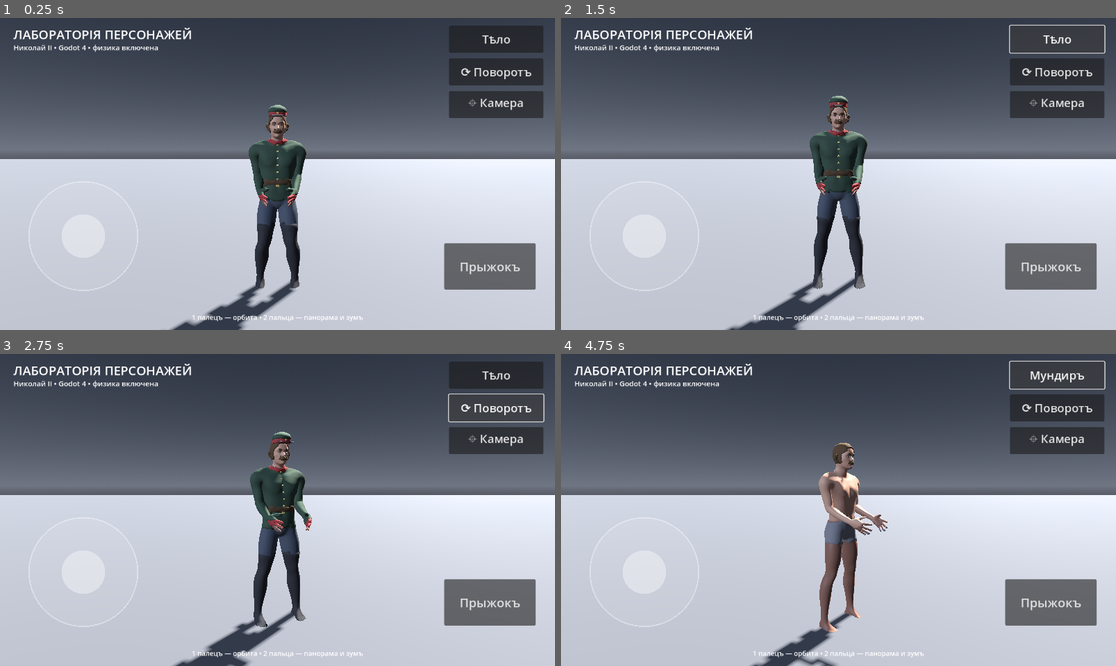
Above: before the commit, frames 1-4 (two rows, left to right).
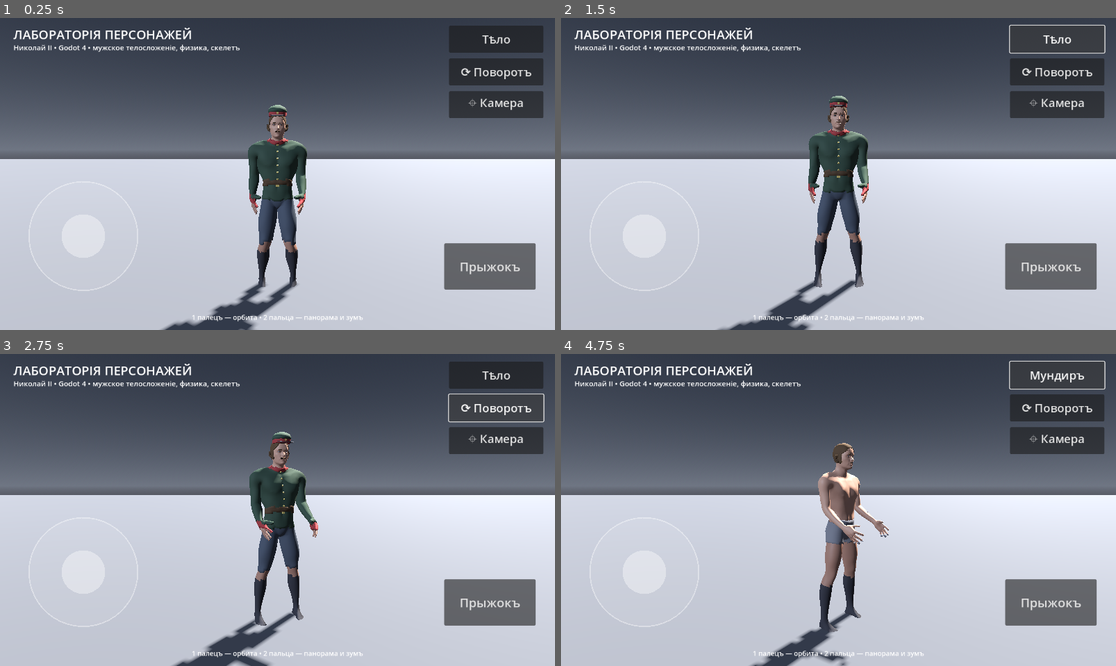
Above: after the commit, the same moments.

Repository: B760m670/mmorpg3dnew
Game: Godot game, scene res://scenes/lab.tscn
Same seed, same stepped clock (60 frames per second), same inputs: the game is played once before the commit and once after it.
Inputs:
- Up to frame 1 (0.25 s): no input
- Up to frame 2 (1.5 s): click "Тѣло" at 0.5 s; click "Мундиръ" at 1.25 s
- Up to frame 3 (2.75 s): click "⟳ Поворотъ" at 2 s
- Up to frame 4 (4.75 s): click "⌖ Камера" at 2.75 s; click "Прыжокъ" at 3.5 s; click "Тѣло" at 4.25 s

The runs differ from the first frame. In frame 1, 1.9% of the frame differs, in the area x 16-56%, y 8-100%; in frame 2, 1.7%; in frame 3, 1.7%; in frame 4, 2.2%, in the area x 16-60%, y 8-100%.

Commit message:
Лаборатория v3: мужское телосложение, исправлен реверс (проверено в Godot), сапоги, поза покоя, панорама, физика-конфиг
Проверено локально собранным Godot (Xvfb + программный рендер) — впервые вижу
игру у себя перед отправкой, а не вслепую.

Персонаж (Blender→glTF, перестроен по-правильному):
- Мужское телосложение: широкие плечи, V-торс, грудные/спинные мышцы, уже бёдра
  (было женоподобное)
- Руки опущены вдоль тела в позе покоя (авто-калибровка угла плеча вместо
  слабой автопробы — больше не «зомби»)
- Усы аккуратные вместо комка; убрана бородка-пятно
- Сапоги-ботфорты: чистая перекраска голеней и стоп (ступни закрыты)
- Лёгкое запекание AO (меньше тёмных пятен на коже)

Управление и лаборатория:
- Реверс движения ИСПРАВЛЕН и подтверждён численно: базис берётся прямо из
  матрицы камеры (джойстик вверх → от камеры, вправо → экранно вправо)
- Панорама камеры двумя пальцами по осям камеры (свободно в любую сторону)
- Кнопки перекомпонованы: джойстик слева снизу, действия справа, прыжок справа снизу
- Физика вынесена в отдельный файл physics/physics_config.gd (гравитация, прыжок,
  скорости, трение); Godot даёт столкновения/гравитацию нативно

Остаётся (честно): кисти рук грубоваты и краснят у обшлага; походка не идеальна;
одежда пока «оболочки», а не полноценно смоделированные раздельные предметы;
лицо ещё не портрет Николая — это следующие шаги.

Co-Authored-By: Claude Fable 5 <noreply@anthropic.com>
Claude-Session: https://claude.ai/code/session_011pJt8xA6v8KEwtPnSYGg9D

Diff:
--- /dev/null
+++ b/game/physics/physics_config.gd
@@ -0,0 +1,12 @@
+extends RefCounted
+class_name PhysicsConfig
+## Физические законы мира (в одном месте, отдельным файлом).
+## Godot 4 обеспечивает столкновения, гравитацию и твёрдые тела нативно;
+## здесь — игровые константы, общие для всех персонажей.
+
+const GRAVITY := 9.8          # м/с², ускорение свободного падения
+const WALK_SPEED := 1.7       # м/с, скорость шага
+const RUN_SPEED := 3.6        # м/с, скорость бега
+const JUMP_VELOCITY := 4.6    # м/с, начальная скорость прыжка
+const AIR_CONTROL := 0.3      # доля управления в полёте
+const GROUND_FRICTION := 8.0  # торможение на земле
--- a/game/scripts/lab.gd
+++ b/game/scripts/lab.gd
@@ -4,9 +4,10 @@
 ## Управление: джойстик — ходьба; один палец — орбита камеры;
 ## два пальца — панорама и зум; кнопка — прыжок.
 
-const GRAVITY := 9.8
-const WALK_SPEED := 1.7
-const JUMP_VELOCITY := 4.6
+# Физические константы вынесены в отдельный файл physics/physics_config.gd
+const GRAVITY := PhysicsConfig.GRAVITY
+const WALK_SPEED := PhysicsConfig.WALK_SPEED
+const JUMP_VELOCITY := PhysicsConfig.JUMP_VELOCITY
 
 var player: CharacterBody3D
 var visual: Node3D
@@ -178,7 +179,7 @@
 	layer.add_child(title)
 
 	status_label = Label.new()
-	status_label.text = "Николай II • Godot 4 • физика включена"
+	status_label.text = "Николай II • Godot 4 • мужское телосложеніе, физика, скелетъ"
 	status_label.add_theme_font_size_override("font_size", 15)
 	status_label.position = Vector2(28, 50)
 	layer.add_child(status_label)
@@ -270,13 +271,15 @@
 	elif event is InputEventScreenDrag:
 		_touches[event.index] = event.position
 		if _touches.size() >= 2:
-			# панорама: средний сдвиг пальцев двигает точку обзора
-			var cam_right := Vector3(cos(cam_yaw), 0, -sin(cam_yaw))
-			var k := 0.0011 * boom * 0.5
-			pan_offset += (-cam_right * event.relative.x + Vector3.UP * event.relative.y) * k
-			pan_offset.x = clampf(pan_offset.x, -5.0, 5.0)
-			pan_offset.y = clampf(pan_offset.y, -0.9, 1.6)
-			pan_offset.z = clampf(pan_offset.z, -5.0, 5.0)
+			# панорама: два пальца двигают камеру в плоскости экрана (в любую сторону)
+			var cbasis := camera.global_transform.basis
+			var cam_right := cbasis.x
+			var cam_up := cbasis.y
+			var k := 0.0016 * boom
+			pan_offset += (-cam_right * event.relative.x + cam_up * event.relative.y) * k
+			pan_offset.x = clampf(pan_offset.x, -6.0, 6.0)
+			pan_offset.y = clampf(pan_offset.y, -1.0, 2.2)
+			pan_offset.z = clampf(pan_offset.z, -6.0, 6.0)
 			# зум: изменение расстояния между пальцами
 			var keys := _touches.keys()
 			var d: float = (_touches[keys[0]] as Vector2).distance_to(_touches[keys[1]] as Vector2)
@@ -297,9 +300,17 @@
 	var v: Vector2 = joystick.vector if joystick != null else Vector2.ZERO
 	var mag := minf(v.length(), 1.0)
 
-	# базис движения от камеры: вперёд = взгляд камеры (без вертикали)
-	var fwd := Vector3(-sin(cam_yaw), 0, -cos(cam_yaw))
-	var right := Vector3(cos(cam_yaw), 0, -sin(cam_yaw))
+	# базис движения берём напрямую из матрицы камеры — исключает реверс:
+	# forward = куда смотрит камера (проекция на пол), right = вправо от камеры
+	var cb := camera.global_transform.basis
+	var fwd := -cb.z
+	fwd.y = 0.0
+	if fwd.length() > 0.001:
+		fwd = fwd.normalized()
+	var right := cb.x
+	right.y = 0.0
+	if right.length() > 0.001:
+		right = right.normalized()
 
 	var dir := fwd * v.y + right * v.x
 	var hspeed := 0.0
Binary file changed: game/characters/nicholas/body.glb
Binary file changed: game/characters/nicholas/body_nicholas_skin.png
Not shown, changed: game/characters/nicholas/body_nicholas_skin.png.import
Binary file changed: game/characters/nicholas/uniform.glb
Binary file changed: game/characters/nicholas/uniform_nicholas_skin.png
Not shown, changed: game/characters/nicholas/uniform_nicholas_skin.png.import
